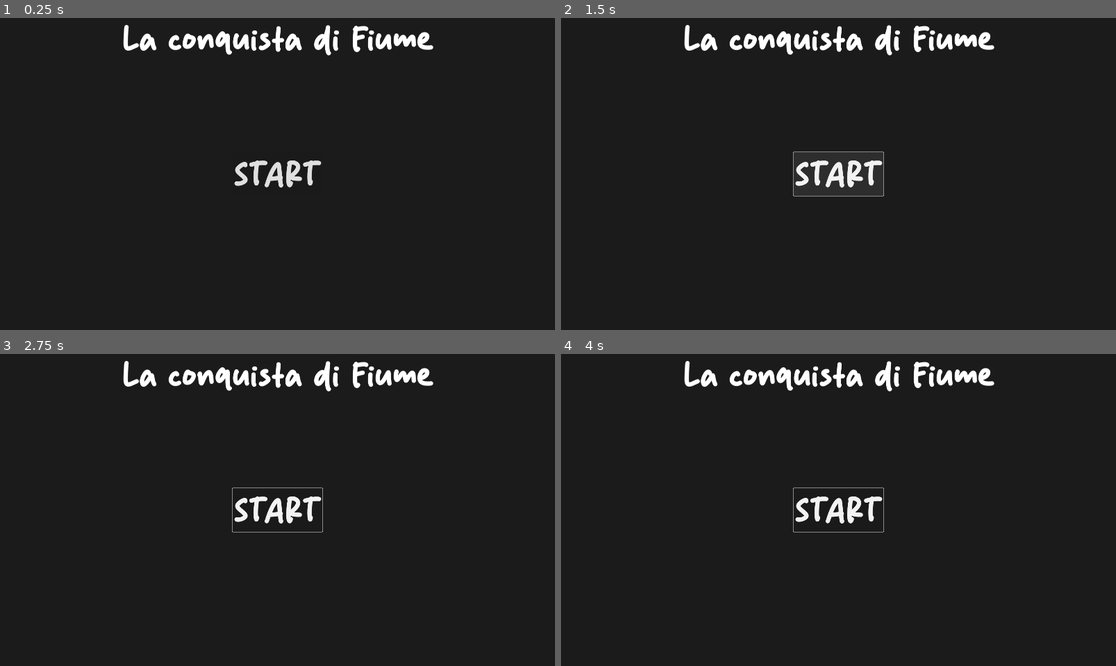
Above: before the commit, frames 1-4 (two rows, left to right).
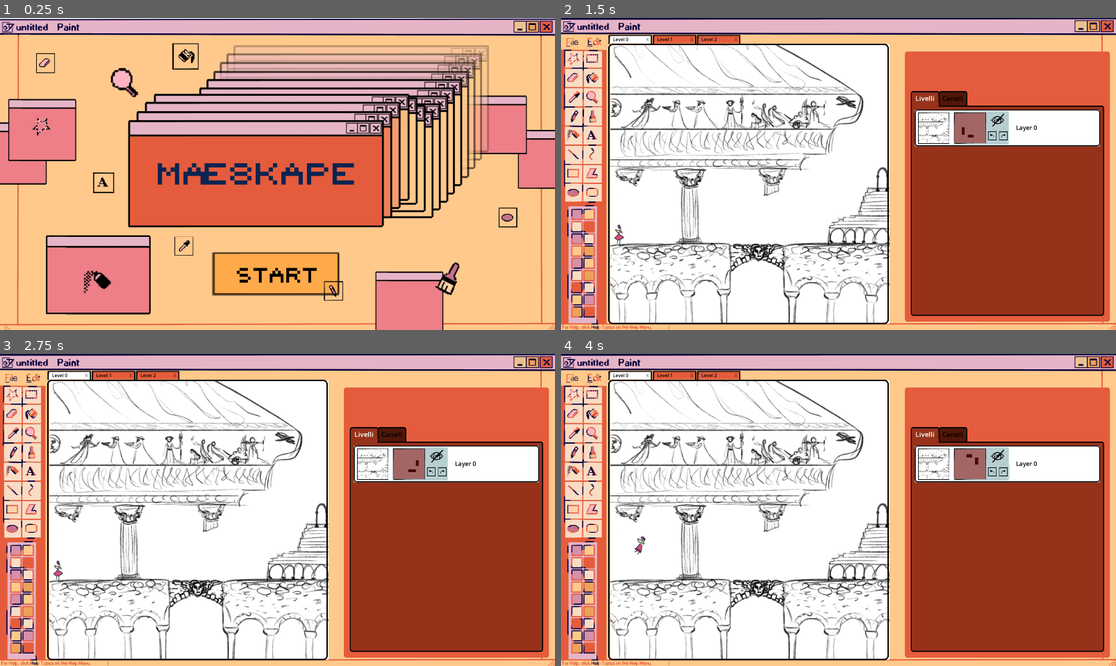
Above: after the commit, the same moments.

Repository: gfezzuog/GGJ2026
Game: Godot game, scene res://Scenes/Menu/menu.tscn
Same seed, same stepped clock (60 frames per second), same inputs: the game is played once before the commit and once after it. The project has no main scene, so this scene is started directly.
Inputs (mouse positions are in pixels of both pictures, inside the frame that each line leads up to; where the layout moved, square brackets give the same spot in the first picture):
- Up to frame 1 (0.25 s): no input
- Up to frame 2 (1.5 s): click (838, 273) [838, 174] at 0.5 s; click (838, 174) at 1.25 s, where only the run before the commit has a clickable "START"
- Up to frame 3 (2.75 s): click (432, 472) at 2.02 s
- Up to frame 4 (4 s): click (1005, 472) at 2.77 s; tap Enter at 3.5 s; move the mouse to (960, 494) at 3.52 s; press the mouse at (960, 494) at 3.53 s; hold D (right) from 3.53 s (still down); tap Space (jump) at 3.77 s

The runs differ from the first frame. In frame 1, 98% of the frame differs, in the area x 0-100%, y 0-100%; in frame 2, 98%; in frame 3, 98%; in frame 4, 98%.

Commit message:
Menu funzionante

Diff:
--- a/ggj-2026/Scenes/Menu/menu.tscn
+++ b/ggj-2026/Scenes/Menu/menu.tscn
@@ -1,15 +1,20 @@
-[gd_scene load_steps=2 format=3 uid="uid://c1ddvbo2kppl1"]
+[gd_scene load_steps=6 format=3 uid="uid://c1ddvbo2kppl1"]
 
+[ext_resource type="Script" uid="uid://y43wc3xjr6rx" path="res://Scripts/Menu/menu.gd" id="1_3ymnh"]
 [ext_resource type="FontFile" uid="uid://c5jtbwqnthuki" path="res://Assets/Pinky Smush.otf" id="1_cqskg"]
+[ext_resource type="Texture2D" uid="uid://4oqvenrh6jxi" path="res://Assets/Menu/menu_wallpaper.png" id="3_3qr6s"]
+[ext_resource type="Texture2D" uid="uid://bympvrdk8bc6b" path="res://Assets/Menu/start_buton.png" id="4_j7r1e"]
+[ext_resource type="Texture2D" uid="uid://dii5sk4ff4omo" path="res://Assets/Menu/prop_menu.png" id="5_8inha"]
 
 [node name="Node2D" type="Node2D"]
+script = ExtResource("1_3ymnh")
 
 [node name="CanvasLayer" type="CanvasLayer" parent="."]
 
-[node name="ColorRect" type="ColorRect" parent="CanvasLayer"]
+[node name="Wallpaper" type="TextureRect" parent="CanvasLayer"]
 offset_right = 1920.0
 offset_bottom = 1080.0
-color = Color(0.10747976, 0.10747973, 0.10747973, 1)
+texture = ExtResource("3_3qr6s")
 
 [node name="Button" type="Button" parent="CanvasLayer"]
 anchors_preset = 8
@@ -17,27 +22,27 @@
 anchor_top = 0.5
 anchor_right = 0.5
 anchor_bottom = 0.5
-offset_left = -156.0
-offset_top = -75.0
-offset_right = 156.0
-offset_bottom = 75.0
+offset_left = -226.0
+offset_top = 271.0
+offset_right = 213.0
+offset_bottom = 421.0
 grow_horizontal = 2
 grow_vertical = 2
 size_flags_horizontal = 4
-size_flags_vertical = 0
+size_flags_vertical = 4
 theme_override_fonts/font = ExtResource("1_cqskg")
 theme_override_font_sizes/font_size = 128
-text = "START"
 
-[node name="Label" type="Label" parent="CanvasLayer"]
-anchors_preset = 5
-anchor_left = 0.5
-anchor_right = 0.5
-offset_left = -539.5
-offset_right = 539.5
-offset_bottom = 185.0
-grow_horizontal = 2
-size_flags_horizontal = 4
-theme_override_fonts/font = ExtResource("1_cqskg")
-theme_override_font_sizes/font_size = 128
-text = "La conquista di Fiume"
+[node name="ButtonImage" type="TextureRect" parent="CanvasLayer/Button"]
+layout_mode = 0
+offset_right = 313.0
+offset_bottom = 148.0
+texture = ExtResource("4_j7r1e")
+
+[node name="Prop" type="TextureRect" parent="CanvasLayer"]
+offset_right = 1920.0
+offset_bottom = 1080.0
+mouse_filter = 2
+texture = ExtResource("5_8inha")
+
+[connection signal="pressed" from="CanvasLayer/Button" to="." method="_on_button_pressed"]
--- /dev/null
+++ b/ggj-2026/Scripts/Menu/menu.gd
@@ -0,0 +1,8 @@
+extends Node2D
+
+@onready var button := $CanvasLayer/Button
+
+
+func _on_button_pressed() -> void:
+	get_tree().change_scene_to_file("res://test.tscn")
+	#print("premuto")
Binary file added: ggj-2026/Assets/Menu/menu_wallpaper.png
Not shown, added: ggj-2026/Assets/Menu/menu_wallpaper.png.import
Binary file added: ggj-2026/Assets/Menu/prop_menu.png
Not shown, added: ggj-2026/Assets/Menu/prop_menu.png.import
Binary file added: ggj-2026/Assets/Menu/start_buton.png
Not shown, added: ggj-2026/Assets/Menu/start_buton.png.import
Not shown, added: ggj-2026/Scripts/Menu/menu.gd.uid
